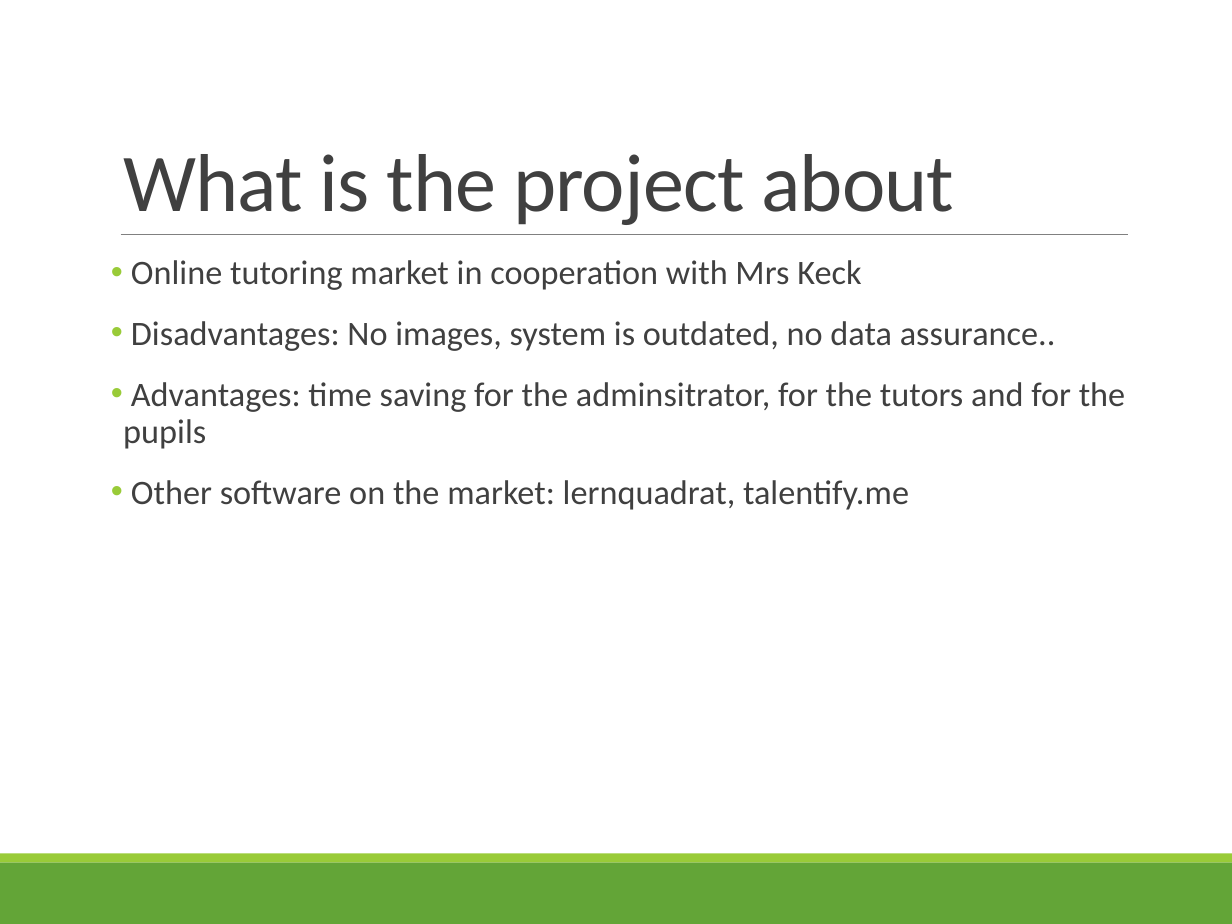
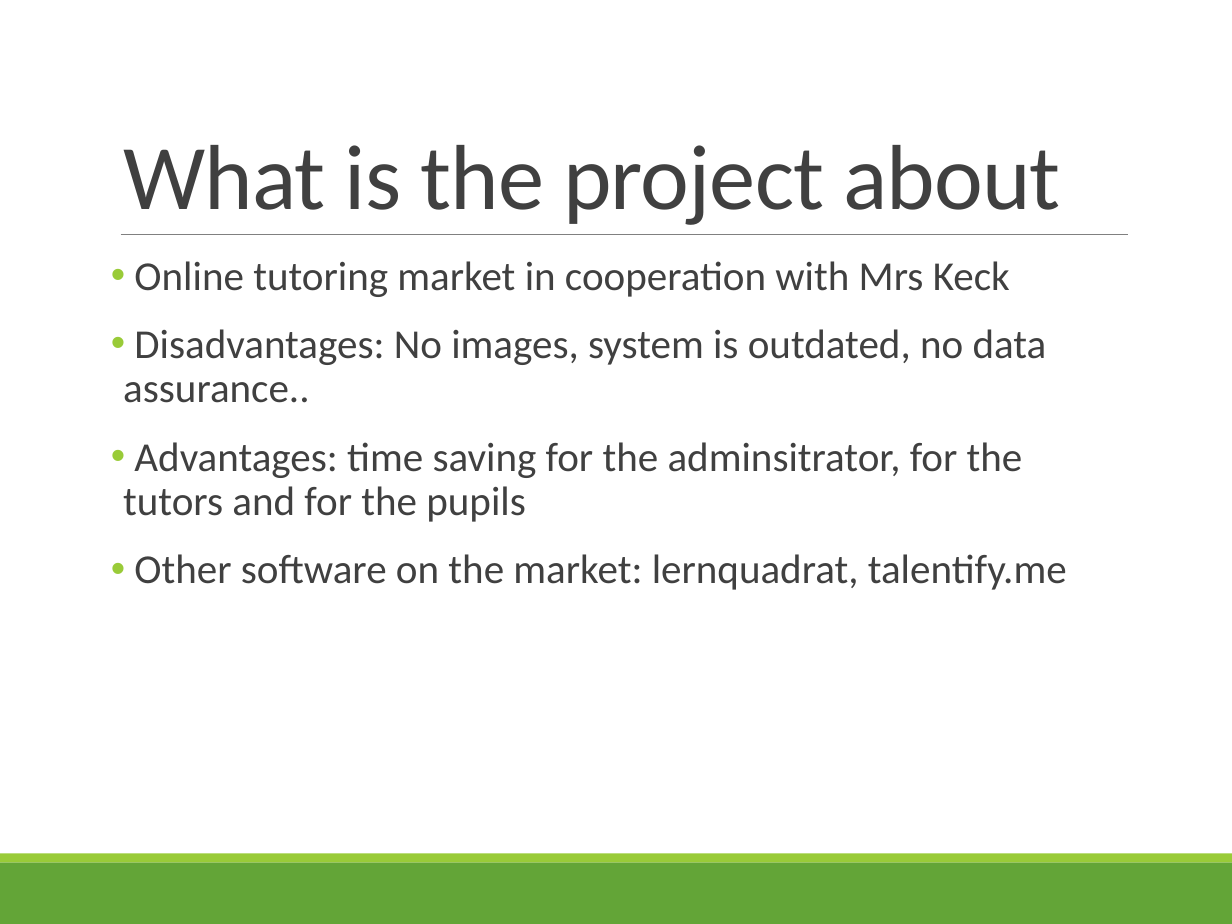
Before and after one commit to Eva0410/Nachhilfeboerse, a slide deck: slide 3 of 05_ReleaseDocs/Initial Release_3_10_2017/Presentation.pptx. Drawn at 1232x924 pixels with LibreOffice and Linux fonts; fonts in the diff are those of the drawing. Boxes give left, top, right and bottom in pixels: in the first picture for what was removed or moved away, otherwise in the second. Text is boxed around its words. In the diff, an @@ line names an element or a change of style, - is before the commit and + after.

```diff
--- a/05_ReleaseDocs/Initial Release_3_10_2017/Presentation.pptx
+++ b/05_ReleaseDocs/Initial Release_3_10_2017/Presentation.pptx
@@ title "What is the project about" at [123, 145, 1060, 225]: size 48 to 54 pt @@
@@ text "Online tutoring market in cooperation ..." at [123, 261, 1067, 590]: size 20 to 24 pt @@
```
Also in this commit, not shown: 5 other slides changed, 6 other files.
